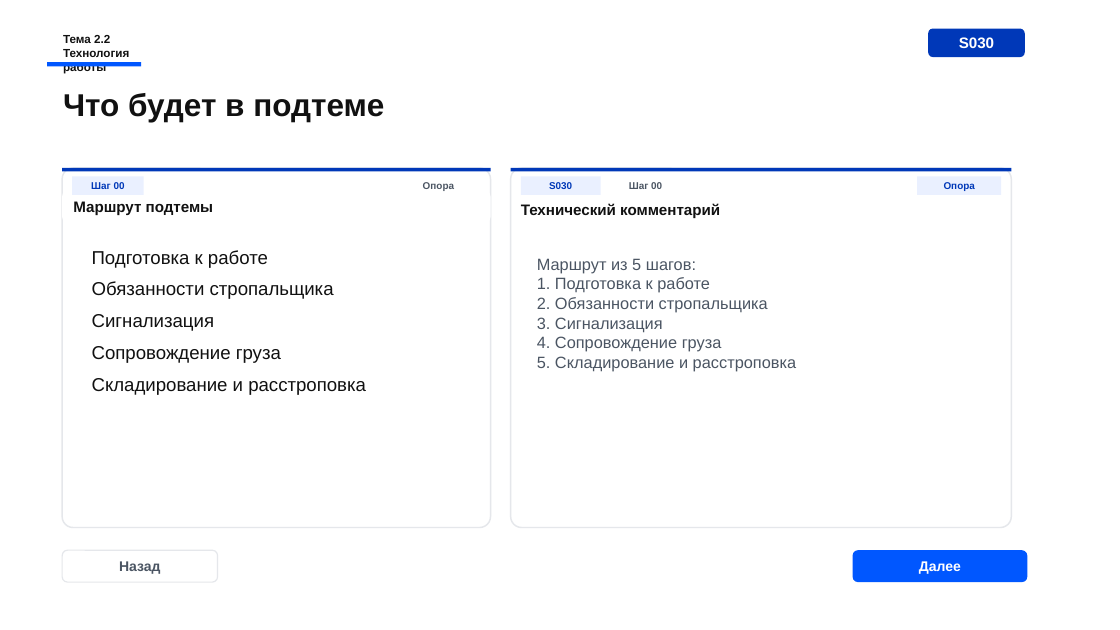
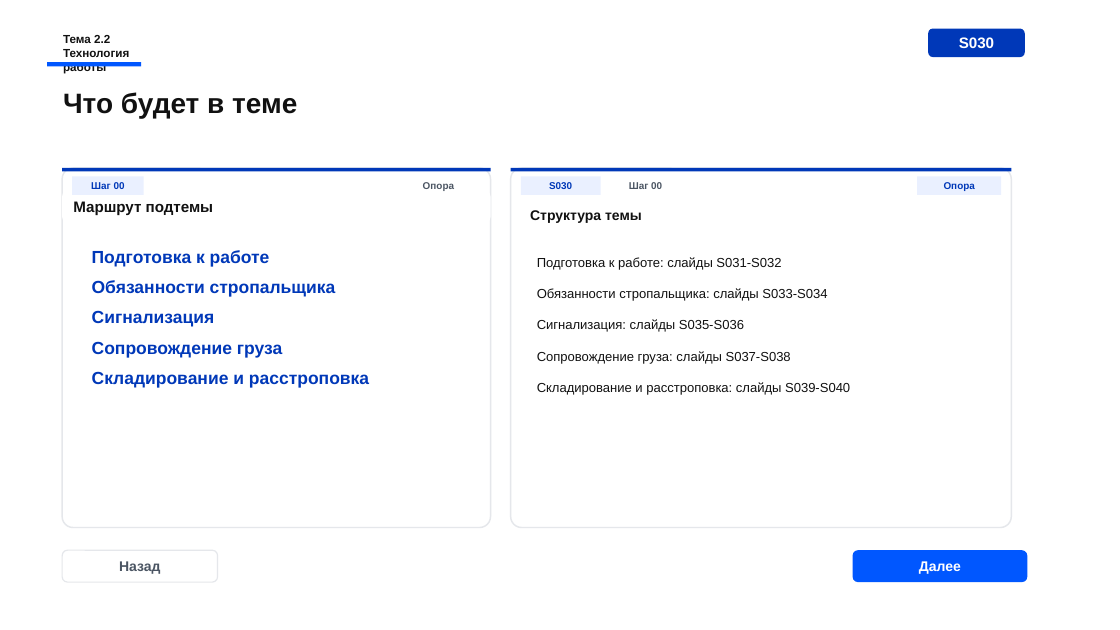
Before and after one commit to Armankanat2/EV-Strop, a slide deck: slide 2 of presentations/ispring-course/module-01-stropovka-gruzov/live-preview/S029_theme22_preview_2026-06-30_v13_ev-group-techstyle-premium-subslides.pptx. Drawn at 1120x630 pixels with LibreOffice and Linux fonts; fonts in the diff are those of the drawing. Boxes give left, top, right and bottom in pixels: in the first picture for what was removed or moved away, otherwise in the second. Text is boxed around its words. In the diff, an @@ line names an element or a change of style, - is before the commit and + after.

```diff
--- a/presentations/ispring-course/module-01-stropovka-gruzov/live-preview/S029_theme22_preview_2026-06-30_v13_ev-group-techstyle-premium-subslides.pptx
+++ b/presentations/ispring-course/module-01-stropovka-gruzov/live-preview/S029_theme22_preview_2026-06-30_v13_ev-group-techstyle-premium-subslides.pptx
@@ text at [63, 92, 297, 118]: text changed; size 27 to 24 pt @@
-Что будет в подтеме
+Что будет в теме
@@ text "Подготовка к работе" at [92, 250, 369, 388]: size 16 to 15 pt, text colour #111111 to #0038B8, bold on @@
@@ text at [530, 210, 642, 223]: text changed; size 13 to 12 pt @@
-Технический комментарий
+Структура темы
@@ text at [537, 257, 850, 395]: text changed; size 14 to 11.2 pt; text colour #4B5563 to #111111 @@
-Маршрут из 5 шагов:
-1. Подготовка к работе
-2. Обязанности стропальщика
-3. Сигнализация
-4. Сопровождение груза
-5. Складирование и расстроповка
+Подготовка к работе: слайды S031-S032
+Обязанности стропальщика: слайды S033-S034
+Сигнализация: слайды S035-S036
+Сопровождение груза: слайды S037-S038
+Складирование и расстроповка: слайды S039-S040
```
Also in this commit, not shown: 9 other slides changed, 5 slides added, 2 slides removed, 10 other files.
